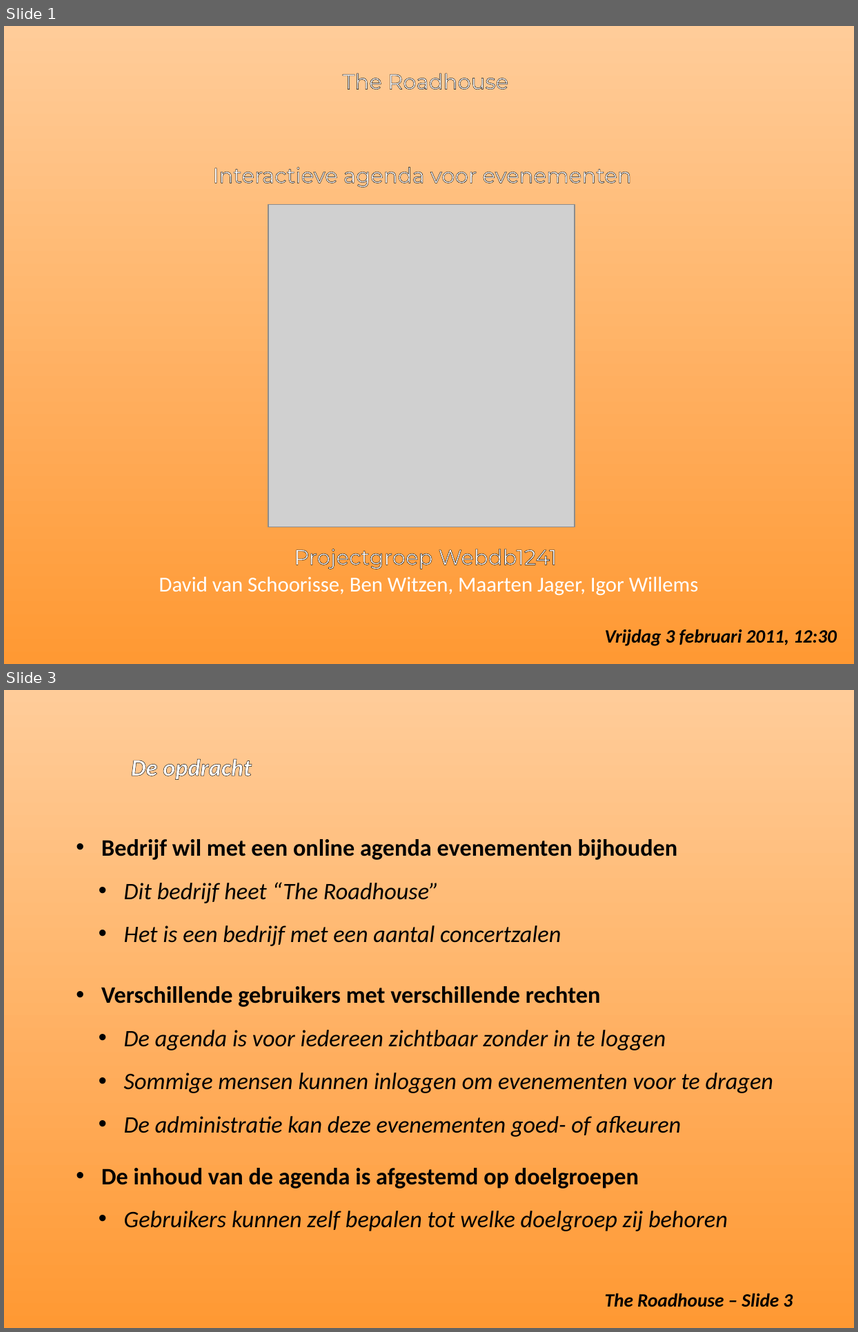
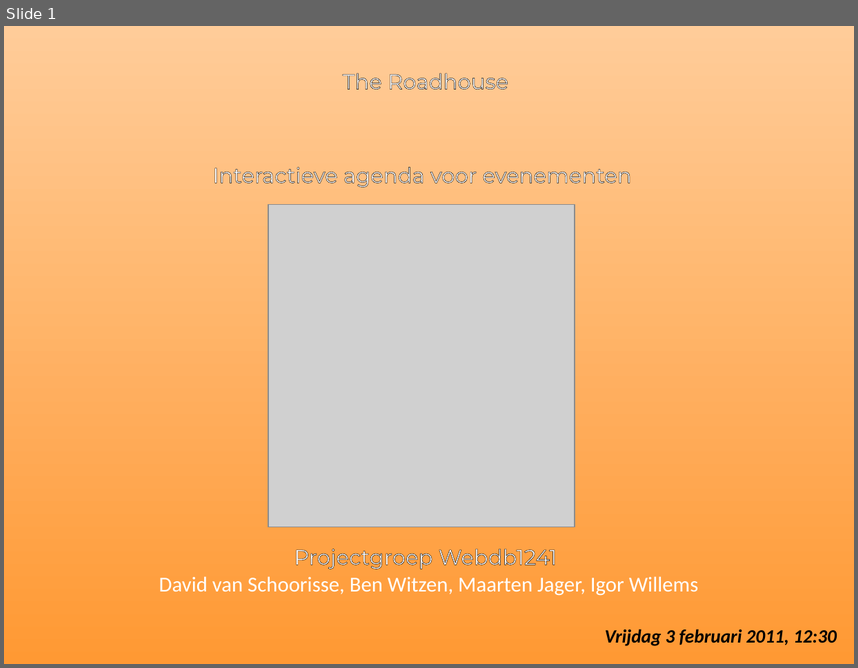
Before and after one commit to MaartenJager/Public_Agenda, a slide deck: Presentation2.ppt. Shown one above the other, each under a label of ours: slides 1 and 3 before the commit, slide 1 after it; the slides between them are not shown. The pictures are 858x1332 and 858x668 pixels, drawn with LibreOffice and Linux fonts; fonts in the diff are those of the drawing; grey boxes stand for pictures. Boxes give left, top, right and bottom in pixels: in the first picture for what was removed or moved away, otherwise in the second. Text is boxed around its words. In the diff, an @@ line names an element or a change of style, - is before the commit and + after.

```diff
--- a/Presentation2.ppt
+++ b/Presentation2.ppt
@@ slide 3 removed at [4,690,854,1328], background gradient #FFCC99 to #FF9933 @@
@@ text removed at [131,759,251,780] @@
-De opdracht
@@ text removed at [101,839,678,946] @@
-• Bedrijf wil met een online agenda evenementen bijhouden
-  • Dit bedrijf heet “The Roadhouse”
-  • Het is een bedrijf met een aantal concertzalen
@@ text removed at [101,986,774,1136] @@
-• Verschillende gebruikers met verschillende rechten
-  • De agenda is voor iedereen zichtbaar zonder in te loggen
-  • Sommige mensen kunnen inloggen om evenementen voor te dragen
-  • De administratie kan deze evenementen goed- of afkeuren
@@ text removed at [101,1167,728,1231] @@
-• De inhoud van de agenda is afgestemd op doelgroepen
-  • Gebruikers kunnen zelf bepalen tot welke doelgroep zij behoren
@@ text removed at [605,1292,793,1307] @@
-The Roadhouse – Slide 3
```
Also in this commit, not shown: 2 slides changed, 7 slides added, 4 other slides removed.
